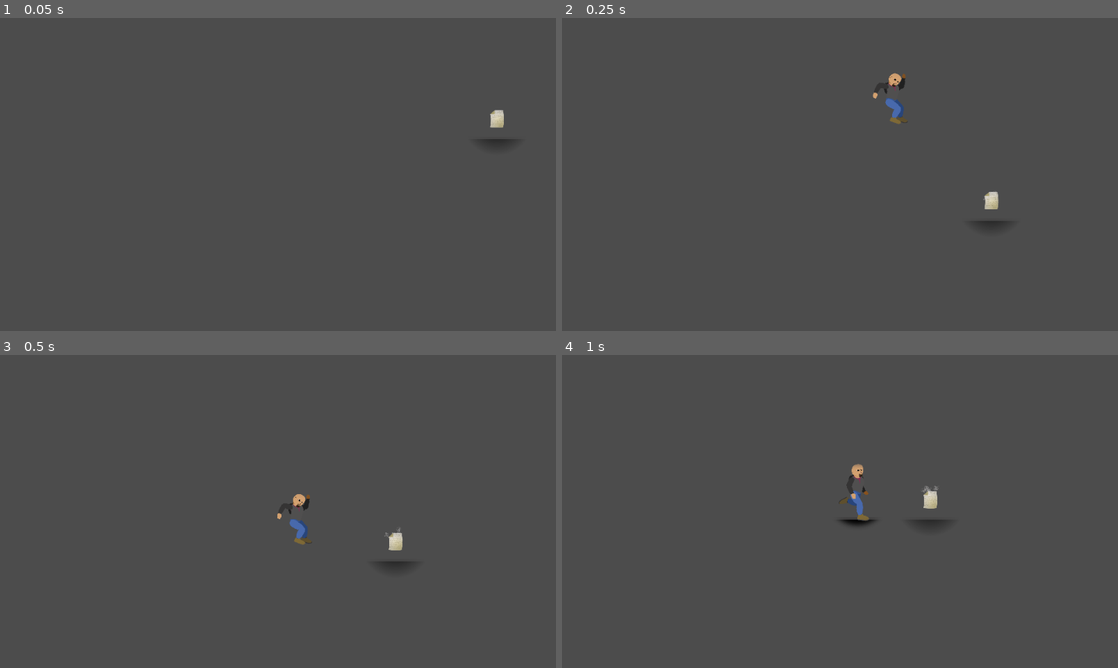
Above: before the commit, frames 1-4 (two rows, left to right).
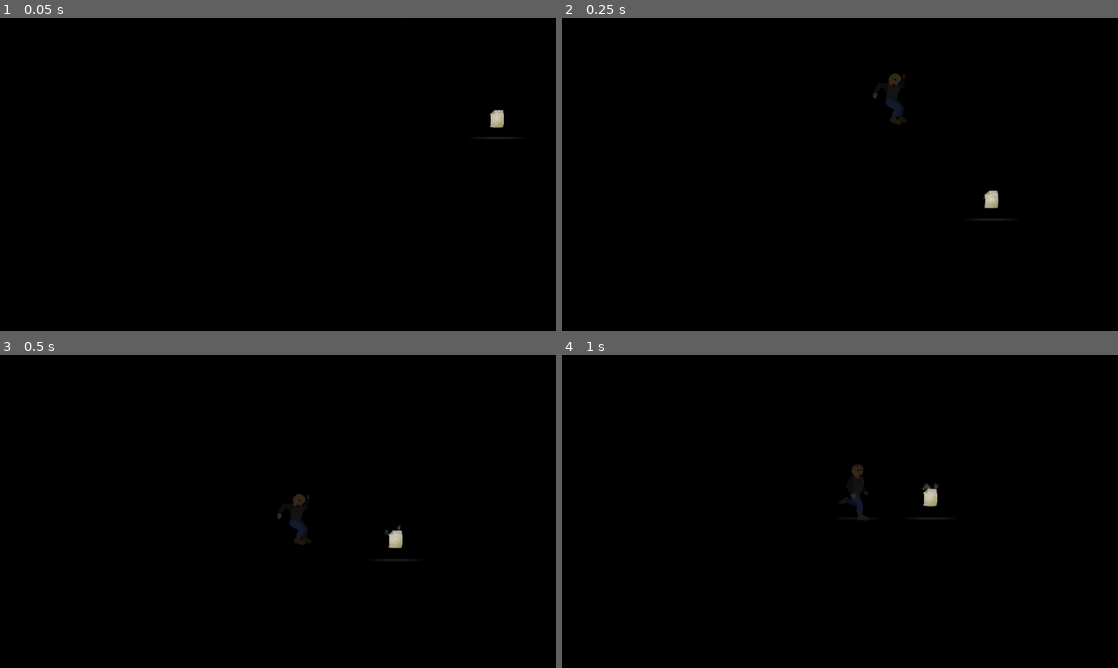
Above: after the commit, the same moments.

Repository: ObsidianBlk/GWJ27
Game: Godot game, scene res://scenes/World.tscn
Two runs of this game, one before a commit and one after it. Both use one fixed random seed, a clock stepped at 60 frames per second and the inputs below.
Inputs:
- Up to frame 1 (0.05 s): no input
- Up to frame 2 (0.25 s): no input
- Up to frame 3 (0.5 s): no input
- Up to frame 4 (1 s): tap Enter (ui_accept) at 0.5, 0.77 s; hold D (move_right) from 0.53 s (still down)

The runs differ from the first frame. In frame 1, 100% of the frame differs, in the area x 0-100%, y 0-100%; in frame 2, 100%; in frame 3, 100%; in frame 4, 100%.

Commit message:
Tweaked lighting. Added 'parallax background'. Fixed dialog box. Added bubbles (but broken)

Diff:
--- /dev/null
+++ b/objects/bubble/Bubble.gd
@@ -0,0 +1,52 @@
+extends Node2D
+
+
+export (float, 0.0, 200.0) var wave_length = 10.0
+export (float, 0.0, 1.0) var wave_length_variance = 0.0
+export (float, 0.1, 60.0) var wave_duration = 1.0
+export (float, 0.1, 60.0) var life_time = 4.0
+export (float, 0.0, 1.0) var life_variance = 0.0
+export (float, 0.1, 10000.0) var lift_per_second = 2.0
+
+
+var cur_life_time = 0.0
+var cur_life = 0.0
+var cur_wave_length = 0.0
+
+func _calc_variance(base, variance):
+	return base + (base * (rand_range(-variance, variance)))
+
+func _ready():
+	cur_life_time = _calc_variance(life_time, life_variance)
+	cur_wave_length = _calc_variance(wave_length, wave_length_variance)
+	$Tween_Death.connect("tween_all_completed", self, "_on_dead")
+	$Tween_Wave.connect("tween_all_completed", self, "_on_wave_shift")
+
+	$Tween_Wave.interpolate_property($Viz, "position:x", $Viz.position.x, cur_wave_length * 0.5, wave_duration * 0.25, Tween.TRANS_LINEAR, Tween.EASE_IN_OUT)
+	$Tween_Wave.start()
+
+	var lift_duration = cur_life_time + (cur_life_time * 0.5)
+	var lift_distance = lift_per_second * lift_duration
+	$Tween_Lift.interpolate_property(self, "global_position:y", self.global_position.y, self.global_position.y - lift_distance, lift_duration,Tween.TRANS_LINEAR, Tween.EASE_IN_OUT)
+	$Tween_Lift.start()
+
+func _physics_process(delta):
+	if cur_life < 0:
+		return
+
+	cur_life += delta
+	if cur_life >= cur_life_time:
+		$Tween_Death.interpolate_property($Viz, "modulate", $Viz.modulate, Color(1.0, 1.0, 1.0, 0.0), cur_life_time * 0.5, Tween.TRANS_LINEAR, Tween.EASE_IN_OUT)
+		$Tween_Death.interpolate_property($Viz, "scale", $Viz.scale, Vector2(0.0, 0.0), cur_life_time * 0.5, Tween.TRANS_LINEAR, Tween.EASE_IN_OUT)
+		$Tween_Death.start()
+
+
+func _on_wave_shift():
+	var target = (cur_wave_length * 0.5)
+	if $Viz.position.x > 0:
+		target = -(cur_wave_length * 0.5)
+	$Tween_Wave.interpolate_property($Viz, "position:x", $Viz.position.x, target, wave_duration * 0.5, Tween.TRANS_LINEAR, Tween.EASE_IN_OUT)
+	$Tween_Wave.start()
+
+func _on_dead():
+	self.queue_free()
--- /dev/null
+++ b/objects/bubble/Bubble.tscn
@@ -0,0 +1,24 @@
+[gd_scene load_steps=4 format=2]
+
+[ext_resource path="res://assets/graphics/effects/light_b.png" type="Texture" id=1]
+[ext_resource path="res://assets/graphics/effects/bubble_a.png" type="Texture" id=2]
+[ext_resource path="res://objects/bubble/Bubble.gd" type="Script" id=3]
+
+[node name="Bubble" type="Node2D"]
+script = ExtResource( 3 )
+
+[node name="Viz" type="Node2D" parent="."]
+
+[node name="Light2D" type="Light2D" parent="Viz"]
+texture = ExtResource( 1 )
+shadow_enabled = true
+
+[node name="Sprite" type="Sprite" parent="Viz"]
+scale = Vector2( 0.1, 0.1 )
+texture = ExtResource( 2 )
+
+[node name="Tween_Wave" type="Tween" parent="."]
+
+[node name="Tween_Death" type="Tween" parent="."]
+
+[node name="Tween_Lift" type="Tween" parent="."]
--- a/objects/foliage/FoliageSpawner.tscn
+++ b/objects/foliage/FoliageSpawner.tscn
@@ -1,6 +1,25 @@
-[gd_scene load_steps=2 format=2]
+[gd_scene load_steps=4 format=2]
 
 [ext_resource path="res://objects/foliage/scripts/FoliageSpawner.gd" type="Script" id=1]
+[ext_resource path="res://assets/graphics/effects/light_a.png" type="Texture" id=2]
+[ext_resource path="res://assets/graphics/effects/light_square.png" type="Texture" id=3]
 
 [node name="FoliageSpawner" type="Node2D"]
 script = ExtResource( 1 )
+
+[node name="Light" type="Light2D" parent="."]
+position = Vector2( 0, -16 )
+scale = Vector2( 1e-05, 1 )
+enabled = false
+texture = ExtResource( 3 )
+texture_scale = 0.25
+energy = 0.4
+mode = 2
+
+[node name="Tween" type="Tween" parent="."]
+
+[node name="Light_G" type="Sprite" parent="."]
+scale = Vector2( 1e-05, 1 )
+texture = ExtResource( 2 )
+region_enabled = true
+region_rect = Rect2( 64, 64, 32, 32 )
--- a/objects/foliage/Grass.tscn
+++ b/objects/foliage/Grass.tscn
@@ -7,9 +7,9 @@
 [sub_resource type="ShaderMaterial" id=1]
 shader = ExtResource( 3 )
 shader_param/speed = 1.0
-shader_param/minStrength = 0.11512
-shader_param/maxStrength = 0.216304
-shader_param/strengthScale = 52.4245
+shader_param/minStrength = 0.115132
+shader_param/maxStrength = 0.222445
+shader_param/strengthScale = 56.0185
 shader_param/interval = 3.5
 shader_param/detail = 4.0
 shader_param/distortion = 0.241
--- a/objects/foliage/scripts/FoliageSpawner.gd
+++ b/objects/foliage/scripts/FoliageSpawner.gd
@@ -1,9 +1,11 @@
 tool
 extends Node2D
 
+const LIGHT_BOX_BASE_WIDTH = 32.0
 const GRASS_WIDTH = 32.0
 
 var grass = preload("res://objects/foliage/Grass.tscn")
+var bubble = preload("res://objects/bubble/Bubble.tscn")
 
 enum ANCHOR {
 	LEFT,
@@ -21,6 +23,8 @@
 export (float, 0.1, 1.0) var spread = 1.0
 export (float, 0.0, 1.0) var variance = 0.0
 export var grow_on_start : bool = false
+export var grass_color : Color = Color(0.25, 1.0, 0.0, 1.0)
+export (float, 0.0, 100.0) var bubbles_per_second = 4.0
 
 var bg_container = null
 var fg_container = null
@@ -33,6 +37,17 @@
 var last_r_offset = 0
 var last_spawn_side = 0 # 0 = center | 1 = right | -1 = left
 
+var light_max_x_scale = 0.0
+
+var bubble_spawn_count = 0
+
+
+func _calc_light_y_scale():
+	# NOTE... Light box is square, so it's width and height are the same.
+	# So ignore the "_WIDTH" part.
+	var off_dist = (LIGHT_BOX_BASE_WIDTH * 2) + bg_y_offset + fg_y_offset + GRASS_WIDTH
+	$Light.scale.y = off_dist / (LIGHT_BOX_BASE_WIDTH * 2)
+
 func _set_area(a: float):
 	if a != area:
 		area = clamp(a, 32.0, 3200.0)
@@ -42,17 +57,29 @@
 	off = clamp(off, 0.0, 32.0)
 	if off != bg_y_offset:
 		bg_y_offset = off
+		_calc_light_y_scale()
 		update()
 
 func _set_fg_y_offset(off : float):
 	off = clamp(off, 0.0, 32.0)
 	if off != fg_y_offset:
 		fg_y_offset = off
+		_calc_light_y_scale()
 		update()
 
 func _set_anchor(a):
 	if a != anchor:
 		anchor = a
+		match(anchor):
+			ANCHOR.LEFT:
+				$Light.offset.x = -(LIGHT_BOX_BASE_WIDTH * 0.5)
+				$Light.position.x = (LIGHT_BOX_BASE_WIDTH * 0.5)
+			ANCHOR.RIGHT:
+				$Light.offset.x = (LIGHT_BOX_BASE_WIDTH * 0.5)
+				$Light.position.x = -(LIGHT_BOX_BASE_WIDTH * 0.5)
+			ANCHOR.CENTER:
+				$Light.offset.x = 0
+				$Light.position.x = 0
 		update()
 
 
@@ -62,6 +89,9 @@
 	fg_container = get_node(fg_container_path)
 	grass_dist = GRASS_WIDTH * spread
 	grass_to_spawn = floor(area / grass_dist)
+
+	light_max_x_scale = (area / LIGHT_BOX_BASE_WIDTH) + 1
+
 	update()
 	if grow_on_start:
 		grow()
@@ -69,64 +99,100 @@
 
 func grow():
 	if not Engine.editor_hint:
+		var gps = grow_rate * grass_to_spawn
+		var duration = grass_to_spawn / gps
+		$Light.enabled = true
+		$Tween.interpolate_property($Light, "scale:x", $Light.scale.x, light_max_x_scale, duration, Tween.TRANS_LINEAR, Tween.EASE_IN_OUT)
+		$Tween.start()
 		set_process(true)
 
 func _process(delta):
 	if not Engine.editor_hint:
-		if grass_list.size() >= (grass_to_spawn * 2):
-			return
-
-		spawn_count += delta * grow_rate * grass_to_spawn
-		if spawn_count < 1.0:
-			return
-
-		# Only keep the fraction
-		var count = floor(spawn_count)
-		spawn_count -= count
-
-		match(anchor):
-			ANCHOR.LEFT:
-				_spawnLeftgrass(count)
-			ANCHOR.RIGHT:
-				_spawnRightGrass(count)
-			ANCHOR.CENTER:
-				_spawnCenterGrass(count)
+		if grass_list.size() < (grass_to_spawn * 2):
+			spawn_count += delta * grow_rate * grass_to_spawn
+			if spawn_count < 1.0:
+				return
+
+			# Only keep the fraction
+			var count = floor(spawn_count)
+			spawn_count -= count
+
+			match(anchor):
+				ANCHOR.LEFT:
+					_spawnDirectional(count, -1)
+				ANCHOR.RIGHT:
+					_spawnDirectional(count, 1)
+				ANCHOR.CENTER:
+					_spawnCenterGrass(count)
+
+		bubble_spawn_count += delta * bubbles_per_second
+		if bubble_spawn_count >= 1.0:
+			var count = floor(bubble_spawn_count)
+			bubble_spawn_count -= count
+
+			for i in range(0.0, count):
+				_spawn_bubble()
+
+
+func _spawn_bubble():
+	if bg_container == null:
+		return
+
+	var b = bubble.instance()
+	var posx = global_position.x
+	match(anchor):
+		ANCHOR.LEFT:
+			posx -= rand_range(0.0, area)
+		ANCHOR.RIGHT:
+			posx += rand_range(0.0, area)
+		ANCHOR.CENTER:
+			posx += rand_range(-(area*0.5), area*0.5)
+	b.position.x = posx
+	b.position.y = global_position.y - bg_y_offset
+	bg_container.add_child(b)
+
 
 
 func variant_dist():
 	if variance == 0:
 		return grass_dist
-	return grass_dist - (grass_dist * rand_range(0.0, variance))
-
-func _spawnLeftgrass(count):
+	return grass_dist + ((grass_dist*0.5) * rand_range(0.0, variance))
+
+
+func _spawnDirectional(count, dir):
 	for i in range(0, count):
+		if last_l_offset >= area:
+			grass_to_spawn = grass_list.size() * 0.5
+			return
+
 		if grass_list.size() <= 0:
 			_spawn(global_position)
 		else:
-			last_l_offset += variant_dist()
+			var dist = variant_dist()
+			last_l_offset += dist
+			if last_l_offset > area:
+				last_l_offset = area
 			var pos = global_position
-			pos.x -= last_l_offset
+			pos.x += dir * last_l_offset
 			_spawn(pos)
 
-func _spawnRightGrass(count):
-	for i in range(0, count):
-		if grass_list.size() <= 0:
-			_spawn(global_position)
-		else:
-			last_r_offset += variant_dist()
-			var pos = global_position
-			pos.x += last_r_offset
-			_spawn(pos)
-
-
 func _spawnCenterGrass(count):
+	var harea = area * 0.5
 	for i in range(0, count):
 		var off = 0.0
+		if last_l_offset <= -harea or last_r_offset >= harea:
+			grass_to_spawn = grass_list.size() * 0.5
+			return
+
 		if last_spawn_side < 0:
 			last_l_offset -= variant_dist()
+			if last_l_offset < -harea:
+				last_l_offset = -harea
 			off = last_l_offset
 		elif last_spawn_side > 0:
 			last_r_offset += variant_dist()
+			if last_r_offset > harea:
+				last_r_offset = harea
 			off = last_r_offset
 		else:
 			last_spawn_side = 1
@@ -139,21 +205,19 @@
 
 func _spawn(pos):
 	if bg_container != null:
-		var g = grass.instance()
-		g.bloomed = false
-		g.start_growing = true
-		g.position.x = pos.x
-		g.position.y = pos.y - bg_y_offset
-		bg_container.add_child(g)
-		grass_list.append(g)
+		_createGrassIn(bg_container, Vector2(pos.x, pos.y - bg_y_offset))
 	if fg_container != null:
-		var g = grass.instance()
-		g.bloomed = false
-		g.start_growing = true
-		g.position.x = pos.x
-		g.position.y = pos.y + fg_y_offset
-		fg_container.add_child(g)
-		grass_list.append(g)
+		_createGrassIn(fg_container, Vector2(pos.x, pos.y + fg_y_offset))
+
+
+func _createGrassIn(container, pos):
+	var g = grass.instance()
+	g.bloomed = false
+	g.start_growing = true
+	g.color = grass_color
+	g.position = pos
+	container.add_child(g)
+	grass_list.append(g)
 
 
 func _draw():
--- a/objects/page/Page.tscn
+++ b/objects/page/Page.tscn
@@ -27,61 +27,85 @@
 scale_random = 0.25
 color = Color( 0.984314, 0.964706, 0.854902, 1 )
 
-[sub_resource type="ShaderMaterial" id=6]
+[sub_resource type="ShaderMaterial" id=3]
 shader = ExtResource( 4 )
 shader_param/cell_count = 4
 shader_param/cell_index = 1
 
-[sub_resource type="ShaderMaterial" id=7]
+[sub_resource type="ShaderMaterial" id=4]
 shader = ExtResource( 4 )
 shader_param/cell_count = 4
 shader_param/cell_index = 2
 
-[sub_resource type="ShaderMaterial" id=8]
+[sub_resource type="ShaderMaterial" id=5]
 shader = ExtResource( 4 )
 shader_param/cell_count = 4
 shader_param/cell_index = 3
 
-[sub_resource type="CircleShape2D" id=4]
+[sub_resource type="CircleShape2D" id=6]
 radius = 16.0
+
+[sub_resource type="Animation" id=7]
+resource_name = "float"
+length = 1.5
+loop = true
+tracks/0/type = "value"
+tracks/0/path = NodePath("Viz:position")
+tracks/0/interp = 2
+tracks/0/loop_wrap = true
+tracks/0/imported = false
+tracks/0/enabled = true
+tracks/0/keys = {
+"times": PoolRealArray( 0, 0.5, 1, 1.5 ),
+"transitions": PoolRealArray( 1, 1, 1, 1 ),
+"update": 0,
+"values": [ Vector2( 0, 0 ), Vector2( 0, -4 ), Vector2( 0, -4 ), Vector2( 0, 0 ) ]
+}
 
 [node name="Page" type="Node2D"]
 script = ExtResource( 3 )
 
-[node name="Particles" type="Node2D" parent="."]
+[node name="Viz" type="Node2D" parent="."]
 
-[node name="P1" type="Particles2D" parent="Particles"]
+[node name="Particles" type="Node2D" parent="Viz"]
+
+[node name="P1" type="Particles2D" parent="Viz/Particles"]
+material = SubResource( 1 )
+position = Vector2( 0, -4 )
+amount = 4
+process_material = SubResource( 2 )
+texture = ExtResource( 2 )
+
+[node name="P2" type="Particles2D" parent="Viz/Particles"]
+material = SubResource( 3 )
+position = Vector2( 0, -4 )
+amount = 4
+process_material = SubResource( 2 )
+texture = ExtResource( 2 )
+
+[node name="P3" type="Particles2D" parent="Viz/Particles"]
+material = SubResource( 4 )
+position = Vector2( 0, -4 )
+amount = 4
+process_material = SubResource( 2 )
+texture = ExtResource( 2 )
+
+[node name="P4" type="Particles2D" parent="Viz/Particles"]
 material = SubResource( 5 )
 position = Vector2( 0, -4 )
 amount = 4
-process_material = SubResource( 3 )
+process_material = SubResource( 2 )
 texture = ExtResource( 2 )
 
-[node name="P2" type="Particles2D" parent="Particles"]
-material = SubResource( 6 )
-position = Vector2( 0, -4 )
-amount = 4
-process_material = SubResource( 3 )
-texture = ExtResource( 2 )
-
-[node name="P3" type="Particles2D" parent="Particles"]
-material = SubResource( 7 )
-position = Vector2( 0, -4 )
-amount = 4
-process_material = SubResource( 3 )
-texture = ExtResource( 2 )
-
-[node name="P4" type="Particles2D" parent="Particles"]
-material = SubResource( 8 )
-position = Vector2( 0, -4 )
-amount = 4
-process_material = SubResource( 3 )
-texture = ExtResource( 2 )
-
-[node name="Sprite" type="Sprite" parent="."]
+[node name="Sprite" type="Sprite" parent="Viz"]
 position = Vector2( 0, -16 )
 scale = Vector2( 0.25, 0.25 )
 texture = ExtResource( 1 )
+
+[node name="Light2D" type="Light2D" parent="Viz"]
+position = Vector2( 0, -16 )
+texture = ExtResource( 5 )
+mode = 2
 
 [node name="Area2D" type="Area2D" parent="."]
 collision_layer = 512
@@ -89,10 +113,9 @@
 
 [node name="CollisionShape2D" type="CollisionShape2D" parent="Area2D"]
 position = Vector2( 0.297302, -15.4597 )
-shape = SubResource( 4 )
+shape = SubResource( 6 )
 
-[node name="Light2D" type="Light2D" parent="."]
-position = Vector2( 0, -16 )
-texture = ExtResource( 5 )
-mode = 2
+[node name="AnimationPlayer" type="AnimationPlayer" parent="."]
+autoplay = "float"
+anims/float = SubResource( 7 )
 [connection signal="body_entered" from="Area2D" to="." method="_on_body_entered"]
--- a/objects/player/Player.tscn
+++ b/objects/player/Player.tscn
@@ -1992,4 +1992,5 @@
 [node name="Light2D" type="Light2D" parent="."]
 position = Vector2( 0, -40 )
 texture = ExtResource( 1 )
+energy = 0.5
 mode = 2
--- a/objects/ui/dialogbox/DialogBox.tscn
+++ b/objects/ui/dialogbox/DialogBox.tscn
@@ -6,7 +6,9 @@
 font_path = "res://assets/fonts/Excellentia.ttf"
 
 [sub_resource type="DynamicFont" id=2]
-size = 72
+size = 52
+use_filter = true
+extra_spacing_top = -9
 font_data = SubResource( 1 )
 
 [node name="DialogBox" type="MarginContainer"]
@@ -20,8 +22,8 @@
 }
 
 [node name="Panel" type="Panel" parent="."]
-margin_right = 960.0
-margin_bottom = 280.0
+margin_right = 480.0
+margin_bottom = 140.0
 
 [node name="Label" type="Label" parent="Panel"]
 anchor_right = 1.0
@@ -29,7 +31,8 @@
 margin_left = 40.0
 margin_right = -40.0
 custom_fonts/font = SubResource( 2 )
-custom_constants/line_spacing = -23
+custom_constants/line_spacing = -33
+text = "Let's enter some text for testing purposes and seeing if the spacing makes any sort of sense."
 autowrap = true
 max_lines_visible = 3
 __meta__ = {
--- a/scenes/World.tscn
+++ b/scenes/World.tscn
@@ -1,17 +1,28 @@
-[gd_scene load_steps=10 format=2]
+[gd_scene load_steps=12 format=2]
 
 [ext_resource path="res://objects/tilesets/Tilesets.tres" type="TileSet" id=1]
 [ext_resource path="res://objects/ui/dialogbox/DialogBox.tscn" type="PackedScene" id=2]
 [ext_resource path="res://objects/player/Player.tscn" type="PackedScene" id=3]
 [ext_resource path="res://objects/camera/Camera.tscn" type="PackedScene" id=4]
 [ext_resource path="res://scenes/DialogTrigger.gd" type="Script" id=5]
+[ext_resource path="res://assets/graphics/effects/light_a.png" type="Texture" id=6]
 [ext_resource path="res://objects/page/Page.tscn" type="PackedScene" id=7]
 [ext_resource path="res://objects/foliage/FoliageSpawner.tscn" type="PackedScene" id=8]
 
 [sub_resource type="CircleShape2D" id=1]
 
-[sub_resource type="Environment" id=2]
-background_mode = 1
+[sub_resource type="Shader" id=2]
+code = "shader_type canvas_item;
+
+uniform vec4 color : hint_color = vec4(0.0, 0.0, 0.0, 1.0);
+
+void fragment(){
+	COLOR = color;
+}"
+
+[sub_resource type="ShaderMaterial" id=3]
+shader = SubResource( 2 )
+shader_param/color = Color( 0, 0, 0, 1 )
 
 [node name="World" type="Node2D"]
 
@@ -33,6 +44,18 @@
 
 [node name="GrassCluster" type="Node2D" parent="."]
 
+[node name="FoliageSpawner" parent="." instance=ExtResource( 8 )]
+position = Vector2( 203.939, -125.057 )
+area = 410.0
+anchor = 2
+bg_y_offset = 2.0
+bg_container_path = NodePath("../GrassCluster")
+fg_container_path = NodePath("../GrassCluster2")
+grow_rate = 0.5
+spread = 0.755
+variance = 0.66
+grass_color = Color( 0.647059, 0.839216, 0.333333, 1 )
+
 [node name="Player" parent="." instance=ExtResource( 3 )]
 position = Vector2( 254.986, -335.505 )
 
@@ -43,17 +66,6 @@
 [node name="GrassCluster2" type="Node2D" parent="."]
 position = Vector2( -3.77972, 11.3393 )
 
-[node name="FoliageSpawner" parent="." instance=ExtResource( 8 )]
-position = Vector2( 203.939, -125.057 )
-area = 464.0
-anchor = 2
-bg_y_offset = 2.0
-bg_container_path = NodePath("../GrassCluster")
-fg_container_path = NodePath("../GrassCluster2")
-grow_rate = 0.5
-spread = 0.1
-variance = 0.66
-
 [node name="Page" parent="." instance=ExtResource( 7 )]
 position = Vector2( 425.889, -142.506 )
 
@@ -61,10 +73,22 @@
 position = Vector2( 891.35, -8.40894 )
 
 [node name="CanvasModulate" type="CanvasModulate" parent="."]
-color = Color( 0.0156863, 0.0156863, 0.0156863, 0 )
+color = Color( 0, 0, 0, 1 )
 
-[node name="WorldEnvironment" type="WorldEnvironment" parent="."]
-environment = SubResource( 2 )
+[node name="Background" type="CanvasLayer" parent="."]
+follow_viewport_enable = true
+
+[node name="ParallaxBackground" type="ParallaxBackground" parent="Background"]
+
+[node name="ParallaxLayer" type="ParallaxLayer" parent="Background/ParallaxBackground"]
+motion_mirroring = Vector2( 1024, 640 )
+
+[node name="Sprite" type="Sprite" parent="Background/ParallaxBackground/ParallaxLayer"]
+modulate = Color( 0.988235, 0.988235, 0.988235, 1 )
+material = SubResource( 3 )
+scale = Vector2( 8, 5 )
+texture = ExtResource( 6 )
+centered = false
 [connection signal="disable_input" from="UI/DialogBox" to="Player" method="_on_input_disable"]
 [connection signal="enable_input" from="UI/DialogBox" to="Player" method="_on_input_enable"]
 [connection signal="body_entered" from="DialogTrigger" to="DialogTrigger" method="_on_DialogTrigger_body_entered" flags=6]
Binary file added: assets/graphics/effects/light_square.png
Not shown, added: assets/graphics/effects/light_square.png.import
Not shown: 2 places in objects/page/Page.tscn that only renumber resources
Not shown: 3 places in objects/tilesets/Tilesets.tres that only renumber resources
